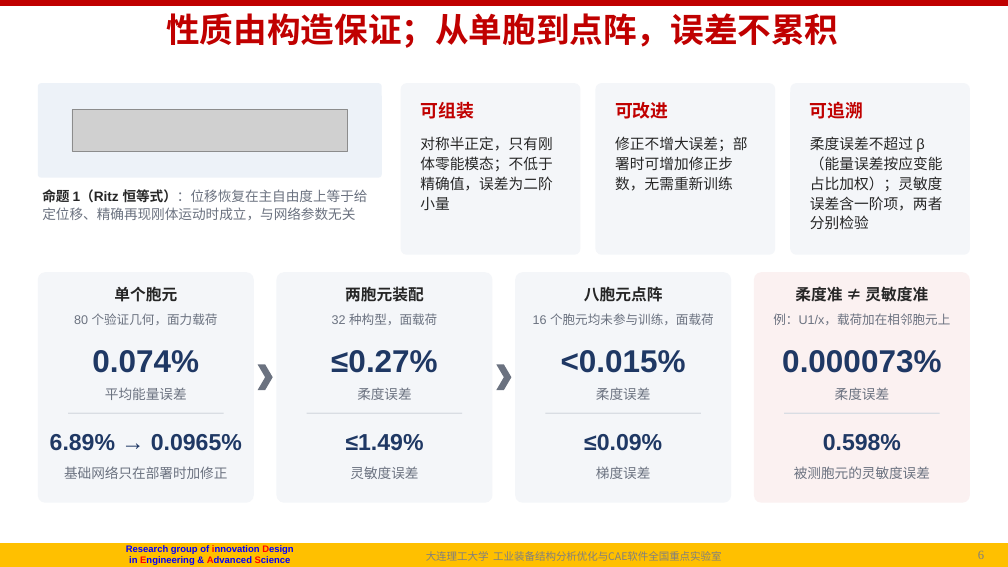
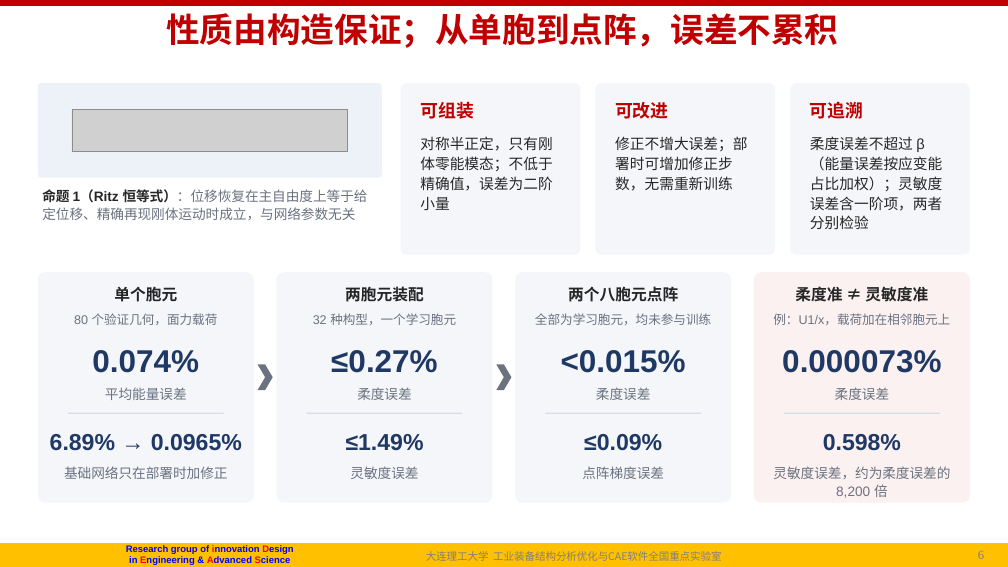
Before and after one commit to fanzhirui1004-source/curly-octo-goggles, a slide deck: slide 6 of docs/followup/talk/P1_NICE_组会汇报_20261014.pptx. Drawn at 1008x567 pixels with LibreOffice and Linux fonts; fonts in the diff are those of the drawing; grey boxes stand for pictures; background and template pictures are left out. Boxes give left, top, right and bottom in pixels: in the first picture for what was removed or moved away, otherwise in the second. Text is boxed around its words. In the diff, an @@ line names an element or a change of style, - is before the commit and + after.

```diff
--- a/docs/followup/talk/P1_NICE_组会汇报_20261014.pptx
+++ b/docs/followup/talk/P1_NICE_组会汇报_20261014.pptx
@@ text at bbox=[568, 286, 678, 302]: text changed @@
-八胞元点阵
+两个八胞元点阵
@@ text at bbox=[313, 313, 456, 325]: text changed @@
-32 种构型，面载荷
+32 种构型，一个学习胞元
@@ text at bbox=[535, 313, 711, 325]: text changed @@
-16 个胞元均未参与训练，面载荷
+全部为学习胞元，均未参与训练
@@ text at bbox=[582, 466, 664, 479]: text changed @@
-梯度误差
+点阵梯度误差
@@ text at bbox=[773, 466, 950, 498]: text changed @@
-被测胞元的灵敏度误差
+灵敏度误差，约为柔度误差的 8,200 倍
```
Also in this commit, not shown: 1 other slide changed, 3 other files.
